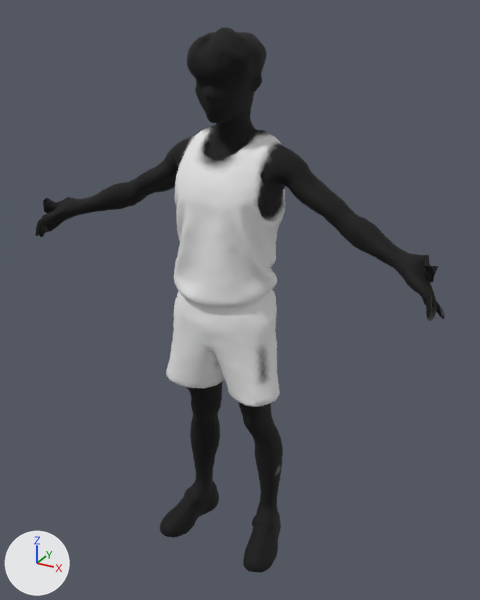
The glTF model src/assets/runner.glb as it was, and as the next commit left it.
The view is the same before and after, from a 50 mm camera at (0.952, -1.639, 1.747) aimed at (0.027, 0.042, 0.906). Lighting does not change. The marker at lower left points along +X, +Y and +Z. The older version comes first. Where no turn or scale is listed for an object, it has been applied to the vertices. Vertices at exactly the same position are counted once.

In view in the first picture: 'char1'.
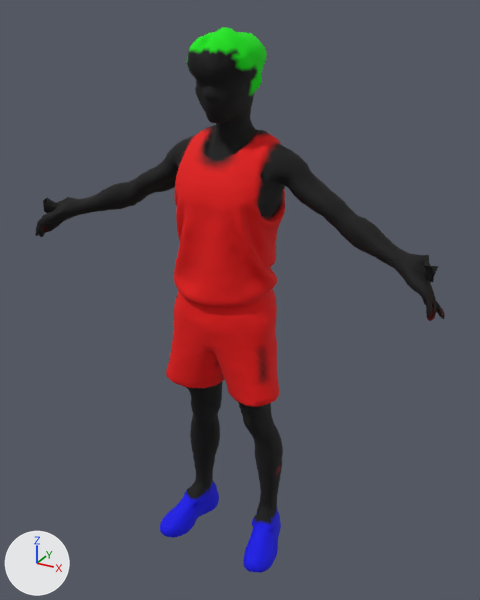
The change, as a diff of the scene's bpy script:
```diff
--- a/src/assets/runner.glb.py
+++ b/src/assets/runner.glb.py
@@ me_char1 @@
 me_char1.from_pydata(...)  # 7451 vertices, 14898 faces; spans x -0.68..0.68, y -0.16..0.16, z 0.0..1.7
 # used by ob_char1; location = (0.0, 0.0, 0.0)
+# me_char1 part 1: 5713 faces centred in x -0.2..0.2, y -0.12..0.16, z 0.61..1.42 are repainted in the vertex colours; the middle colour goes from white #ffffff to red #ff0000
+# me_char1 part 2: 2506 faces centred in x -0.67..0.68, y -0.15..0.13, z 0.0..1.7 are repainted in the vertex colours; the middle colour stays black #000000
 me_char1.materials.append(mat_body)
```

What differs and where, as boxes [x1, y1, x2, y2] in the pictures (480 x 600 px):
part 1 of me_char1, recoloured (white to red)
    both: [166, 129, 285, 407]
part 2 of me_char1, recoloured
    both: [42, 27, 445, 573]
